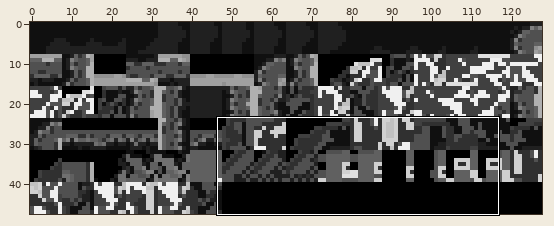
Two versions of one sprite sheet, data/tilesets/secondary/route_204/tiles.png. Above, an overview of the earlier version with the close-up marked.
Close-up. Before the edit:
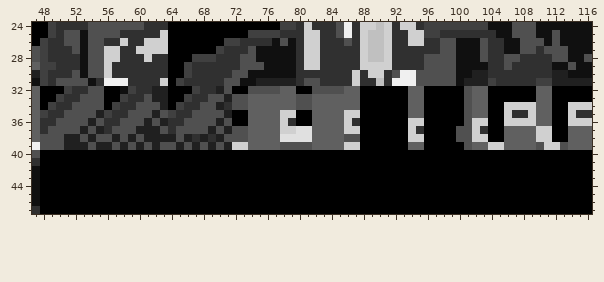
The file is 128x48 pixels. Shown: x 47..116, y 24..47.
Once edited:
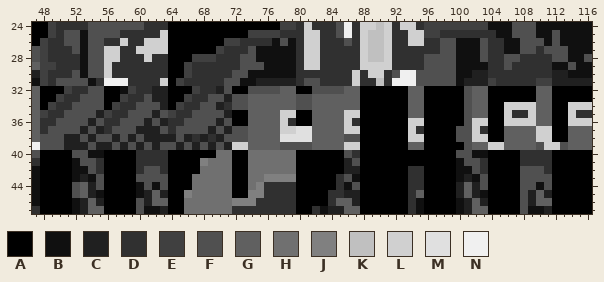
Palette (. is transparent): A #000000  B #101010  C #202020  D #303030  E #404040  F #505050  G #606060  H #707070  J #808080  K #c0c0c0  L #d0d0d0  M #e0e0e0  N #f0f0f0
What changed:
@@ x 47..116 @@
 39 NFFFCCCFCCFCFCFCFFCFCFCFCLLGGGGFFFFGGGGLLAAAAAAGGAAAAAFGGLLGGGGFLLFGGG
-40 FAAAAAAAAAAAAAAAAAAAAAAAAAAAAAAAAAAAAAAAAAAAAAAAAAAAAAAAAAAAAAAAAAAAAA
-41 DAAAAAAAAAAAAAAAAAAAAAAAAAAAAAAAAAAAAAAAAAAAAAAAAAAAAAAAAAAAAAAAAAAAAA
-42 BAAAAAAAAAAAAAAAAAAAAAAAAAAAAAAAAAAAAAAAAAAAAAAAAAAAAAAAAAAAAAAAAAAAAA
-43 BAAAAAAAAAAAAAAAAAAAAAAAAAAAAAAAAAAAAAAAAAAAAAAAAAAAAAAAAAAAAAAAAAAAAA
-44 BAAAAAAAAAAAAAAAAAAAAAAAAAAAAAAAAAAAAAAAAAAAAAAAAAAAAAAAAAAAAAAAAAAAAA
-45 BAAAAAAAAAAAAAAAAAAAAAAAAAAAAAAAAAAAAAAAAAAAAAAAAAAAAAAAAAAAAAAAAAAAAA
-46 BAAAAAAAAAAAAAAAAAAAAAAAAAAAAAAAAAAAAAAAAAAAAAAAAAAAAAAAAAAAAAAAAAAAAA
-47 DAAAAAAAAAAAAAAAAAAAAAAAAAAAAAAAAAAAAAAAAAAAAAAAAAAAAAAAAAAAAAAAAAAAAA
+40 FAAAAFFBBAAAADDDDAAAAAAHHAAHHHHHHAAAAAAFDAAAAAAAAAAAAFFBBAAAADDDDAAAAA
+41 DAAAABFFDAAAADDDDAAAAJHHHAAHHHHHHAAAAAACFAAAAAAAAAAAABFFDAAAADDDDAAAAA
+42 BAAAABBFDAAAADFFDAAAAHHHHAAHHHHHHAAAAAACCAAAAAADDAAAABBFDAAAAFFFDAAAAA
+43 BAAAABCBFAAAAFFFFAAAHHHHHAAHHJJJJAAAAADFBAAAAAADDAAAABCBFAAAAFFFFAAAAA
+44 BAAAAFGCFAAAABFBFAAAHHHHHAAHJDDDDAAAAADBFAAAAAADDAAAACGCFAAAAFFBFAAAAA
+45 BAAAAFGCBAAAABCGCAAJHHHHHAAJJDDDDAAAADDCCAAAAAADGAAAACGCBAAAAFCGCAAAAA
+46 BAAAABCGCAAAAFCGGAAHHHHHHJJJDDDDDAAAADGGCAAAAAADBAAAABCGCAAAAFCGGAAAAA
+47 DAAAABCGGAAAAFBBCAAHHHHHHDDDDDDDDAADBCCGGAAAAAADBAAAABCGGAAAAFBBCAAAAA
